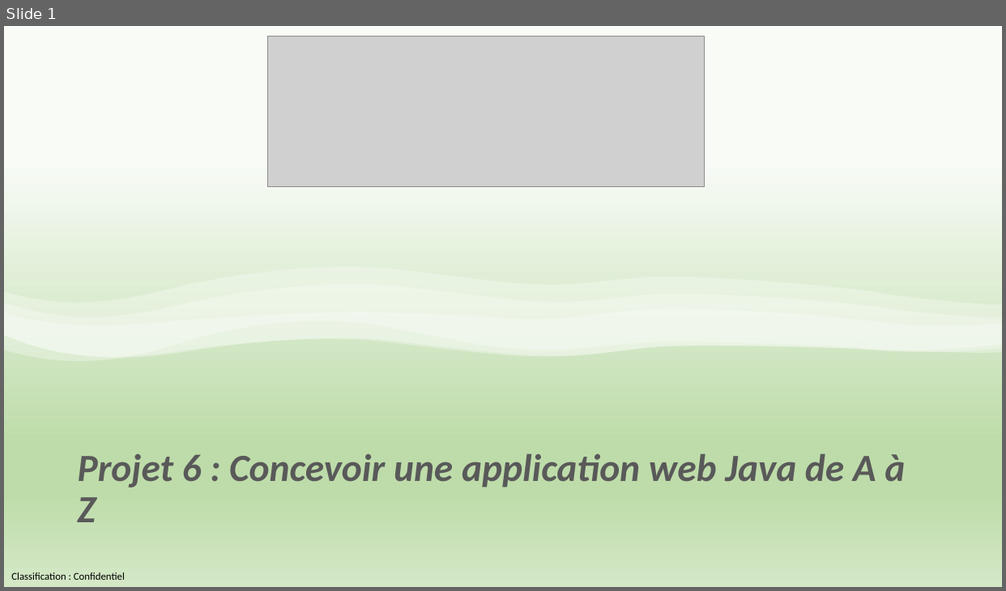
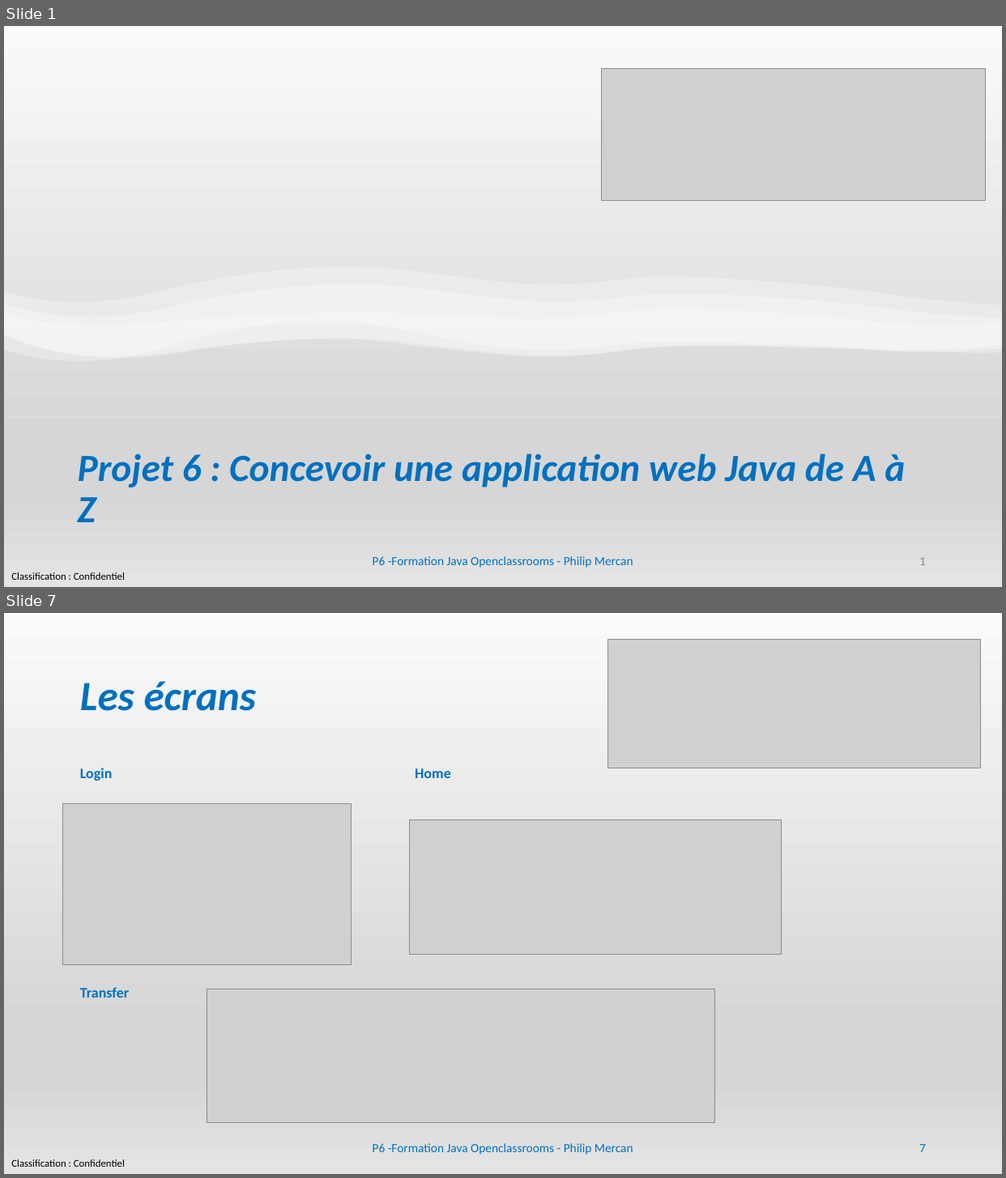
Before and after one commit to PhilAuto83/PayMyBuddy-PM, a slide deck: Mercan_Philip_5_slides_032024.pptx. Shown one above the other, each under a label of ours: slide 1 before the commit, slides 1 and 7 after it; the slides between them are not shown. The pictures are 1006x591 and 1006x1178 pixels, drawn with LibreOffice and Linux fonts; fonts in the diff are those of the drawing; grey boxes stand for pictures. Boxes give left, top, right and bottom in pixels: in the first picture for what was removed or moved away, otherwise in the second. Text is boxed around its words. In the diff, an @@ line names an element or a change of style, - is before the commit and + after.

```diff
--- a/Mercan_Philip_5_slides_032024.pptx
+++ b/Mercan_Philip_5_slides_032024.pptx
@@ slide 7 added at (4, 613, 1002, 1174), background gradient #FAFAFA to #D7D7D7 to #E4E4E4; not listed: 1 template element that a slide beside it also shows @@
@@ picture added at (608, 639, 980, 767) @@
@@ title added at (80, 681, 257, 711), 40 pt, text #0070C0, bold, italic @@
+Les écrans
@@ text added at (80, 768, 451, 998), 14 pt, text #0070C0, bold @@
+Login Home
+Transfer
@@ picture added at (62, 803, 351, 965) @@
@@ picture added at (410, 820, 782, 954) @@
@@ picture added at (206, 990, 714, 1122) @@
@@ text added at (373, 1144, 633, 1155), 12 pt, text #0070C0 @@
+P6 -Formation Java Openclassrooms - Philip Mercan
@@ page number added at (919, 1144, 926, 1152), 12 pt, text #0070C0 @@
+7
@@ slide 1 changed as well @@
@@ background gradient #F8FBF6 to #BEDCAA to #D4E8C6 to gradient #FAFAFA to #D7D7D7 to #E4E4E4 @@
@@ picture: place and size @@
-picture at (267, 37, 704, 187)
+picture at (602, 69, 986, 201)
@@ freeform shape at (4, 318, 1002, 416): fill gradient #F8FBF6 to #BEDCAA to #D4E8C6 to gradient #FAFAFA to #D7D7D7 to #E4E4E4 @@
@@ title "Projet 6 : Concevoir une ..." at (78, 454, 905, 523): text colour #595959 to #0070C0 @@
@@ text added at (373, 557, 633, 568), 12 pt, text #0070C0 @@
+P6 -Formation Java Openclassrooms - Philip Mercan
@@ page number added at (919, 557, 926, 565), 12 pt, text #8C8C8C @@
+1
```
Also in this commit, not shown: 11 other slides added, 2 other files.
